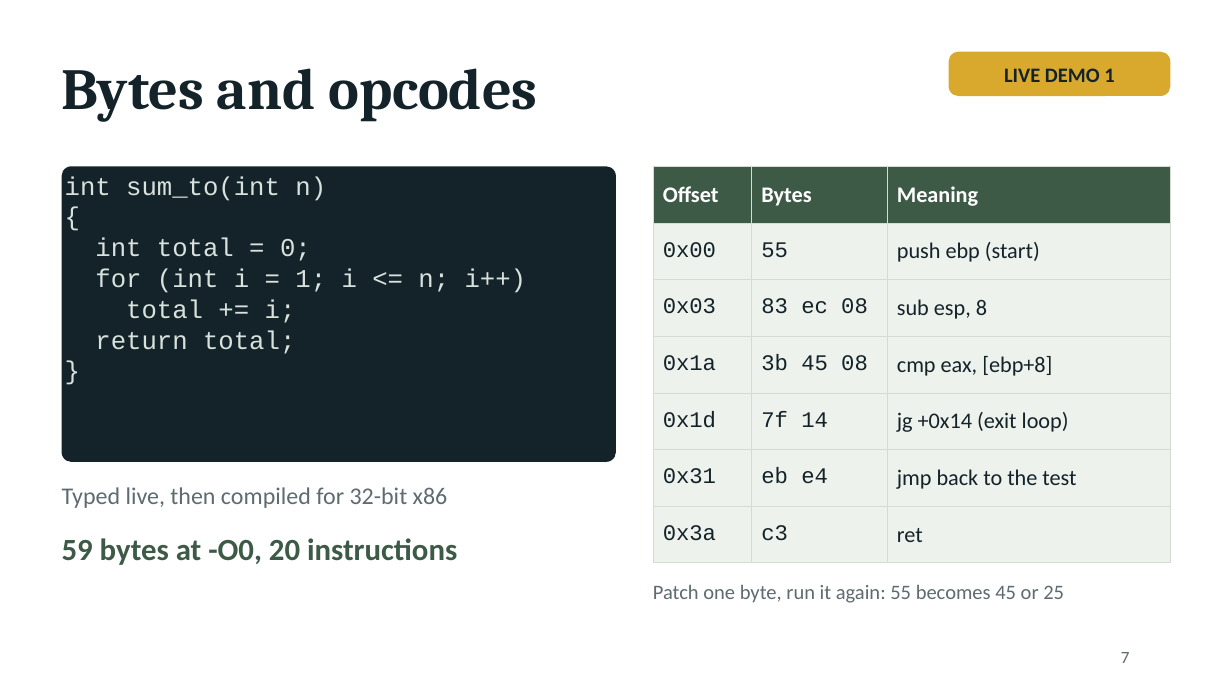
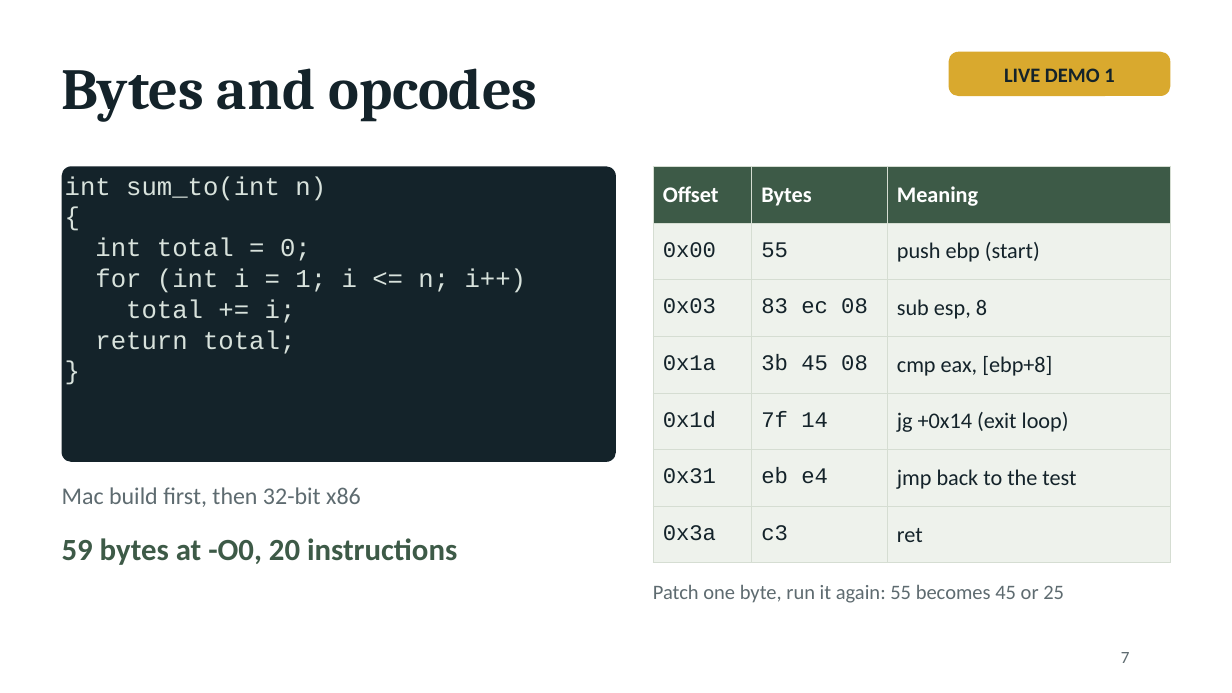
Before and after one commit to kelmer44/tesoro-stuff, a slide deck: slide 7 of prez/tesoro_talk.pptx. Drawn at 1232x693 pixels with LibreOffice and Linux fonts; fonts in the diff are those of the drawing. Boxes give left, top, right and bottom in pixels: in the first picture for what was removed or moved away, otherwise in the second. Text is boxed around its words. In the diff, an @@ line names an element or a change of style, - is before the commit and + after.

```diff
--- a/prez/tesoro_talk.pptx
+++ b/prez/tesoro_talk.pptx
@@ text at (62, 487, 361, 507): text changed @@
-Typed live, then compiled for 32-bit x86
+Mac build first, then 32-bit x86
```
Also in this commit, not shown: 2 other slides changed, 13 other files.
